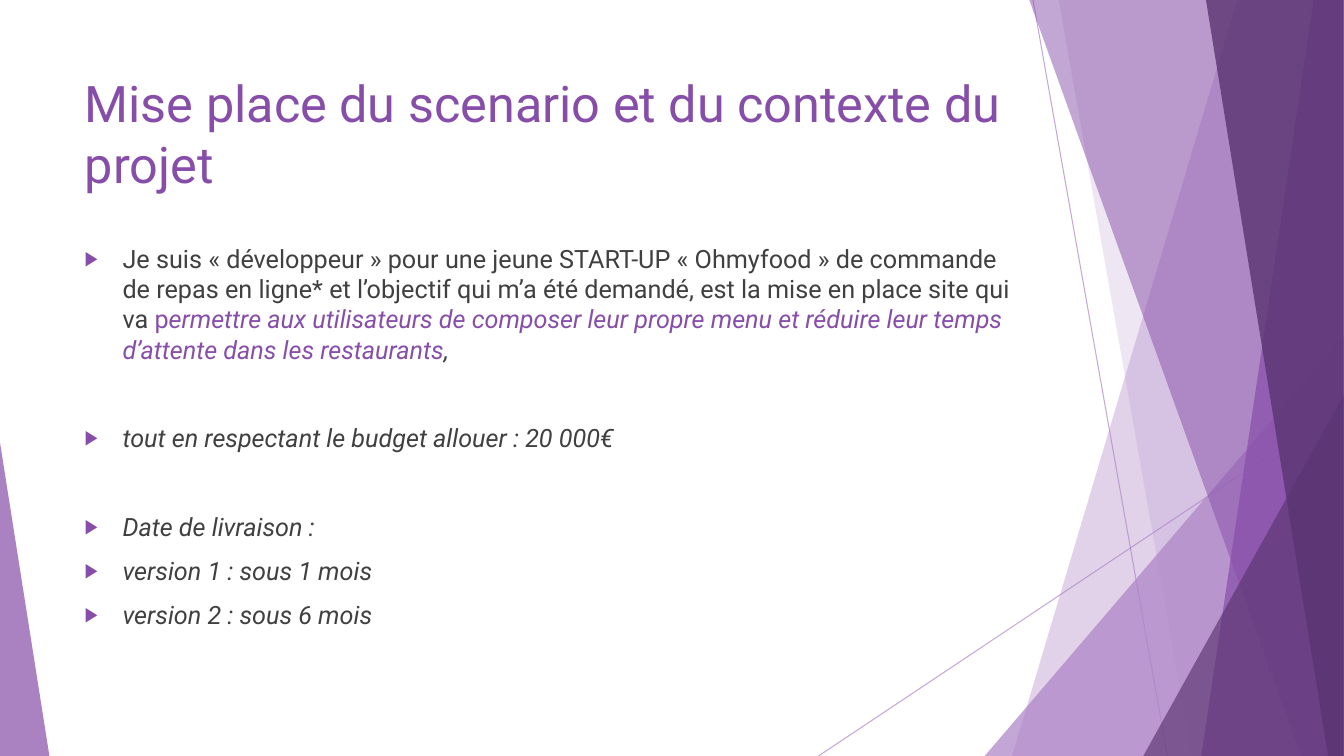
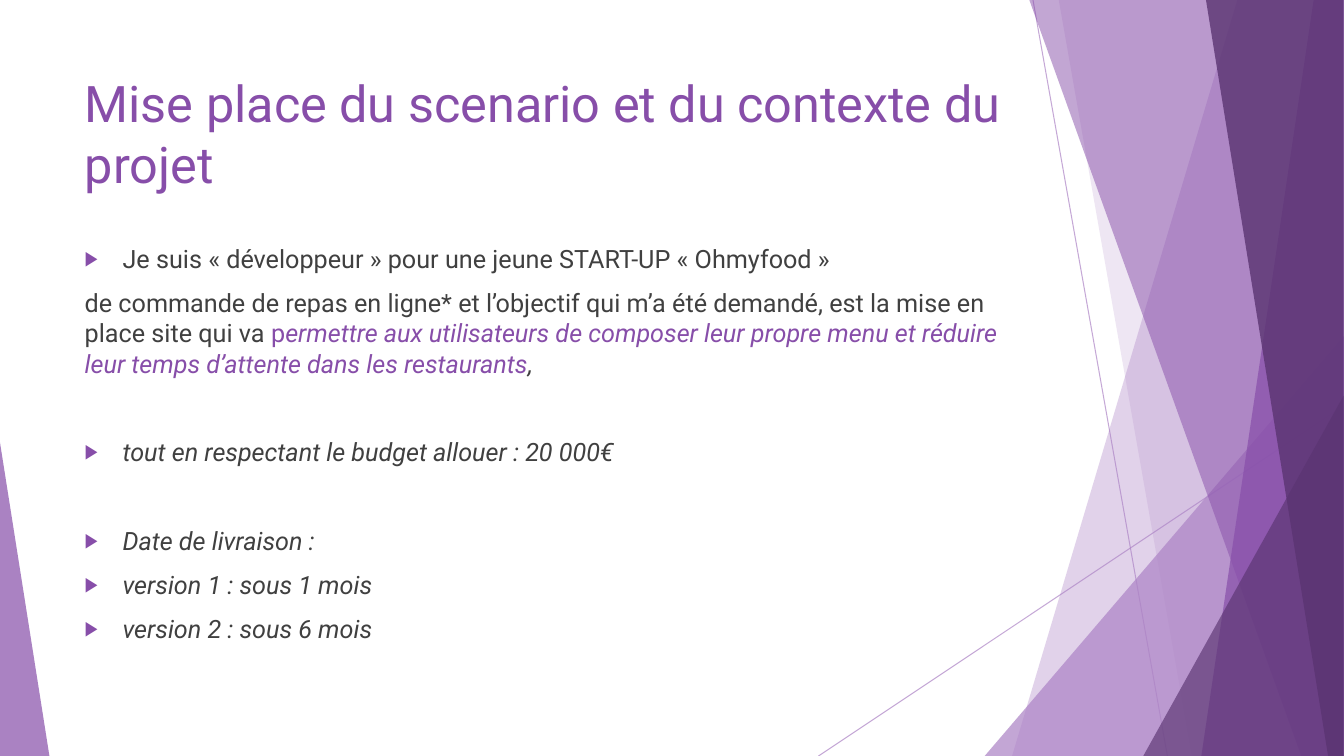
Before and after one commit to vrudy77/Ohmyfood, a slide deck: slide 2 of SUPPORT PROJET N°3.pptx. Drawn at 1344x756 pixels with LibreOffice and Linux fonts; fonts in the diff are those of the drawing. Boxes give left, top, right and bottom in pixels: in the first picture for what was removed or moved away, otherwise in the second. Text is boxed around its words. In the diff, an @@ line names an element or a change of style, - is before the commit and + after.

Commit message:
Update index, style and menu

```diff
--- a/SUPPORT PROJET N°3.pptx
+++ b/SUPPORT PROJET N°3.pptx
@@ text at [85,249,997,378]: text changed @@
-▶ Je suis « développeur » pour une jeune START-UP « Ohmyfood » de commande de repas en ligne* et l’objectif qui m’a été demandé, est la mise en place site qui va permettre aux utilisateurs de composer leur propre menu et réduire leur temps d’attente dans les restaurants,
+▶ Je suis « développeur » pour une jeune START-UP « Ohmyfood »
+de commande de repas en ligne* et l’objectif qui m’a été demandé, est la mise en place site qui va permettre aux utilisateurs de composer leur propre menu et réduire leur temps d’attente dans les restaurants,
```
Also in this commit, not shown: 2 other slides changed, 5 slides added, 6 other files.
